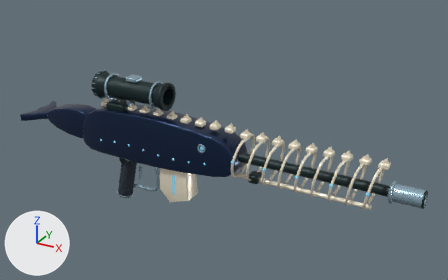
What one commit did to the glTF model assets/weapons/structural_v1/abyssal-requiem.glb.
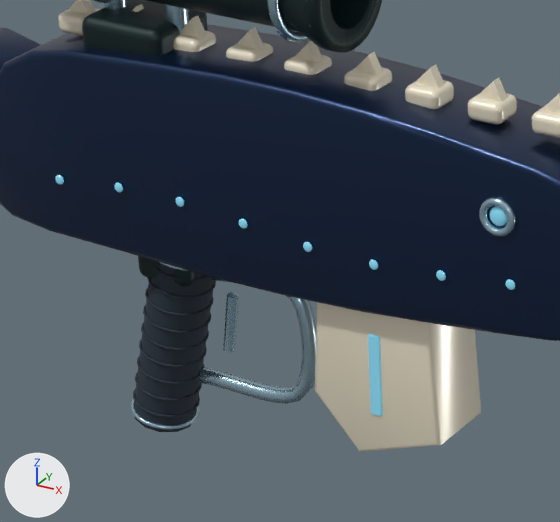
Old and new are each drawn whole from a camera (50 mm lens) standing at (3.1, -4.52, 2.68) and looking at (0.52, 0.17, 0.34) and again close up on the part from 20% to 48% of the width and 35% to 78% of the height. The lights are fixed; the arrows at lower left show +X, +Y and +Z. The first two pictures are the older version. Where no turn or scale is listed for an object, it has been applied to the vertices. Vertices at exactly the same position are counted once.

Objects in the first close-up: '05_Longnight_Sniper__body_Sculpt_coat', '05_Longnight_Sniper__body_Sculpt_frame', '05_Longnight_Sniper__body_Sculpt_glow', '05_Longnight_Sniper__body_Sculpt_grip', '05_Longnight_Sniper__body_Sculpt_metal', '05_Longnight_Sniper__body_Sculpt_pearl', '05_Longnight_Sniper__magazine_Sculpt_glow', '05_Longnight_Sniper__magazine_Sculpt_pearl', '05_Longnight_Sniper__optic_Sculpt_frame', '05_Longnight_Sniper__optic_Sculpt_metal', '05_Longnight_Sniper__stock_Sculpt_coat'.
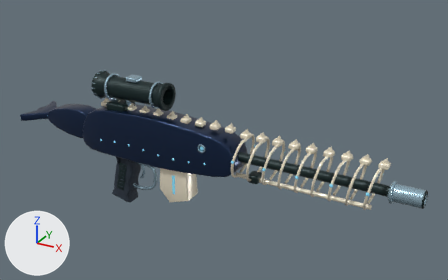
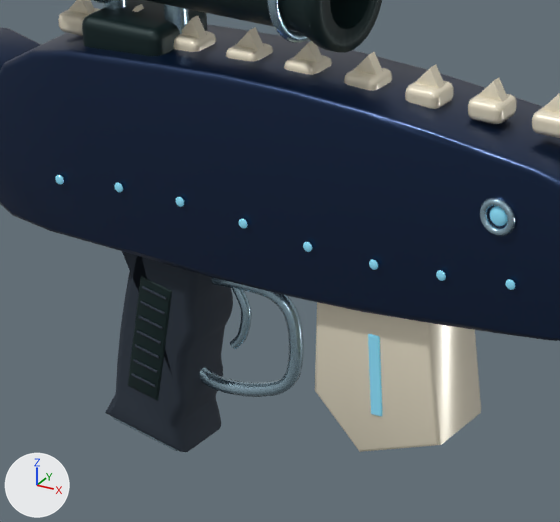
Diff of the bpy script that builds the scene:
```diff
--- a/assets/weapons/structural_v1/abyssal-requiem.glb.py
+++ b/assets/weapons/structural_v1/abyssal-requiem.glb.py
@@ me_mesh_0 @@
 # used by ob_05_longnight_sniper__body_sculpt_grip; location = (0.0, 0.0, 0.0)
-me_mesh_0.from_pydata(...)  # 746 vertices, 1488 faces; spans x -0.638..-0.392, y -0.079..0.079, z -0.456..0.046
+me_mesh_0.from_pydata(...)  # 508 vertices, 954 faces; spans x -0.687..-0.373, y -0.094..0.094, z -0.481..0.08
+# me_mesh_0 part 1: the loose piece of 26 vertices spanning x -0.638..-0.392, y -0.075..0.075, z -0.456..0.046 is rebuilt with 312 vertices and now spans x -0.687..-0.373, y -0.087..0.087, z -0.481..0.08
+# me_mesh_0 part 2: 9 loose pieces with 720 vertices, spanning x -0.633..-0.397, y -0.079..0.079, z -0.412..0.002, are deleted
+# me_mesh_0 part 3: 98 vertices added at x -0.58..-0.461, y -0.094..-0.087, z -0.312..-0.052
+# other edits to the shape of me_mesh_0 do not show in these pictures
 me_mesh_0.materials.append(mat_sculpt_grip)
@@ me_mesh_1 @@
 # used by ob_05_longnight_sniper__body_sculpt_metal; location = (0.0, 0.0, 0.0)
-me_mesh_1.from_pydata(...)  # 1544 vertices, 3024 faces; spans x -0.64..2.42, y -0.15..0.15, z -0.45..0.4
+me_mesh_1.from_pydata(...)  # 1048 vertices, 2020 faces; spans x -0.66..2.42, y -0.15..0.15, z -0.48..0.4
+# me_mesh_1 part 5: the loose piece of 144 vertices spanning x -0.64..-0.48, y -0.08..0.08, z -0.45..-0.4 is rebuilt with 152 vertices and now spans x -0.66..-0.47, y -0.08..0.08, z -0.48..-0.41
+# me_mesh_1 part 6: the loose piece of 144 vertices spanning x -0.55..-0.39, y -0.08..0.08, z -0.01..0.04 is deleted
+# me_mesh_1 part 7: 52 vertices moved within x 0.42..0.5, y -0.15..0.15, z 0.32..0.4; 480 vertices removed from x 0.42..0.5, y -0.15..0.15, z 0.32..0.4
+# me_mesh_1 part 8: 5 vertices moved within x -0.43..-0.15, y 0.01..0.02, z -0.3..-0.02; 168 vertices removed from x -0.46..-0.13, y -0.01..0.04, z -0.34..0.0; 400 vertices added at x -0.49..-0.15, y -0.02..0.02, z -0.33..-0.02
+# other edits to the shape of me_mesh_1 do not show in these pictures
 me_mesh_1.materials.append(mat_sculpt_metal)
@@ me_mesh_2 @@
 # used by ob_05_longnight_sniper__body_sculpt_frame; location = (0.0, 0.0, 0.0)
-me_mesh_2.from_pydata(...)  # 650 vertices, 1288 faces; spans x -0.56..2.42, y -0.07..0.07, z -0.05..0.36
+me_mesh_2.from_pydata(...)  # 598 vertices, 1180 faces; spans x -0.6..2.42, y -0.09..0.09, z -0.35..0.36
+# me_mesh_2 part 4: a new loose piece of 108 vertices spanning x -0.6..-0.44, y -0.09..0.09, z -0.35..-0.03, in mat_sculpt_frame (black #132a2b)
+# other edits to the shape of me_mesh_2 do not show in these pictures
 me_mesh_2.materials.append(mat_sculpt_frame)
```

Pixel boxes [x1, y1, x2, y2] of what changed, in the close-ups (560 x 522 px):
'05_Longnight_Sniper__body_Sculpt_grip', reshaped (54% wider, 19% taller)
    before: [133, 263, 216, 432]
    after: [105, 251, 233, 452]
'05_Longnight_Sniper__body_Sculpt_metal', reshaped
    before: [130, 198, 516, 430]
    after: [112, 198, 515, 451]
'05_Longnight_Sniper__body_Sculpt_frame', reshaped
    before: [138, 256, 194, 286]
    after: [128, 276, 172, 401]
part 1 of me_mesh_0, rebuilt (59% wider, 19% taller)
    before: [134, 263, 214, 432]
    after: [105, 251, 233, 452]
part 2 of me_mesh_0, deleted
    before: [133, 267, 216, 418]
part 3 of me_mesh_0, added
    after: [131, 286, 167, 388]
part 4 of me_mesh_2, added
    after: [128, 276, 172, 401]
part 5 of me_mesh_1, rebuilt (mostly hidden afterwards)
    before: [130, 399, 200, 430]
    after: [112, 417, 178, 451]
part 6 of me_mesh_1, deleted (mostly hidden)
    before: [159, 262, 189, 271]
part 7 of me_mesh_1, cut back
    before: [479, 198, 516, 236]
    after: [480, 198, 515, 236]
part 8 of me_mesh_1, reshaped
    before: [199, 277, 316, 404]
    after: [199, 277, 304, 397]
